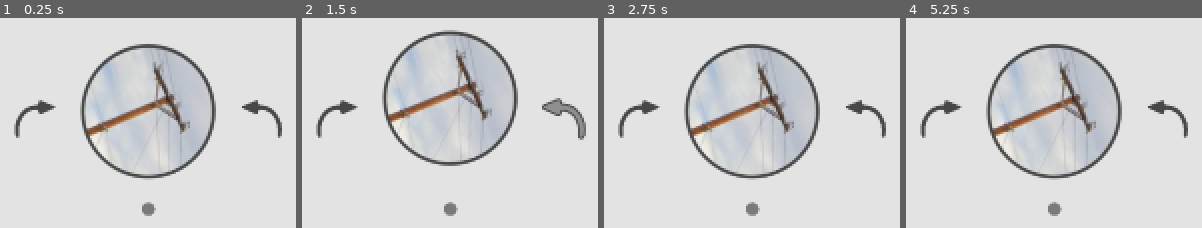
Above: before the commit, frames 1-4 (left to right).
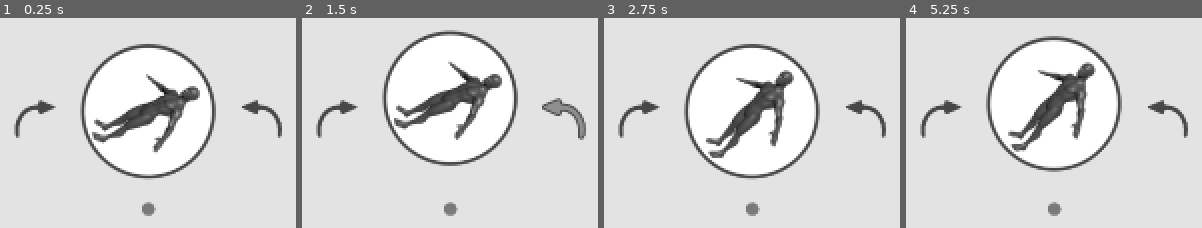
Above: after the commit, the same moments.

Repository: NonsenseNH/CaptchaWare
Game: Godot game, scene res://microgames/faceRightUp.tscn
The game is run twice, just before and just after one commit, with the same random seed, the same clock (stepped at 60 frames per second) and the same inputs. This scene is started directly instead of the project's main scene. Sound files missing from this copy of the repository are replaced by a short silence.
Inputs (mouse positions are in pixels of both pictures, inside the frame that each line leads up to):
- Up to frame 1 (0.25 s): no input
- Up to frame 2 (1.5 s): click (337, 118) at 0.5 s; click (562, 118) at 1.25 s
- Up to frame 3 (2.75 s): tap Enter at 2 s; move the mouse to (outside the picture) at 2.02 s; press the mouse at (outside the picture) at 2.03 s; hold D (right, bound only after the commit) from 2.03 s (still down)
- Up to frame 4 (5.25 s): release D (right, bound only after the commit) at 2.75 s; release the mouse at (outside the picture) at 2.75 s; tap Space at 2.75, 4.25 s; drag from (outside the picture) to (outside the picture) at 2.77 s; tap Enter at 3.5, 5 s; move the mouse to (outside the picture) at 3.52 s; press the mouse at (outside the picture) at 3.53 s; hold D (right, bound only after the commit) 3.53-4.25 s; release the mouse at (outside the picture) at 4.25 s; drag from (outside the picture) to (outside the picture) at 4.27 s; move the mouse to (outside the picture) at 5.02 s; press the mouse at (outside the picture) at 5.03 s; hold A (left, bound only after the commit) from 5.03 s (still down)

The runs differ from the first frame. In frame 1, 20% of the frame differs, in the area x 28-72%, y 14-76%; in frame 2, 20%; in frame 3, 20%; in frame 4, 24%, in the area x 27-73%, y 8-78%.

Commit message:
face right up completed

Diff:
--- a/microgames/faceRightUp.tscn
+++ b/microgames/faceRightUp.tscn
@@ -6,6 +6,10 @@
 [ext_resource type="Texture2D" uid="uid://dyfer6us63g25" path="res://sprites/face_right_up/arrow.png" id="4_d4j1q"]
 [ext_resource type="Texture2D" uid="uid://cca2x3w2xa5df" path="res://sprites/face_right_up/arrow_select.png" id="5_o52s0"]
 [ext_resource type="Texture2D" uid="uid://bjv0kkys0ofp3" path="res://sprites/face_right_up/arrow_hover.png" id="6_qkwia"]
+[ext_resource type="Texture2D" uid="uid://qginox5djjuo" path="res://sprites/face_right_up/star.png" id="7_watw4"]
+[ext_resource type="AudioStream" uid="uid://cagxs8jnr0i6s" path="res://sounds/microgames/face_right_up/push.mp3" id="8_o52s0"]
+[ext_resource type="AudioStream" uid="uid://dkn1rohotoafi" path="res://sounds/microgames/face_right_up/switch.mp3" id="9_qkwia"]
+[ext_resource type="AudioStream" uid="uid://ekv488s6a4pk" path="res://sounds/microgames/face_right_up/win.mp3" id="10_sjvoe"]
 
 [sub_resource type="Animation" id="Animation_4rwuo"]
 length = 0.001
@@ -44,6 +48,78 @@
 "transitions": PackedFloat32Array(1),
 "update": 0,
 "values": [Color(1, 1, 1, 1)]
+}
+tracks/3/type = "value"
+tracks/3/imported = false
+tracks/3/enabled = true
+tracks/3/path = NodePath("bg:color")
+tracks/3/interp = 1
+tracks/3/loop_wrap = true
+tracks/3/keys = {
+"times": PackedFloat32Array(0.0009999999),
+"transitions": PackedFloat32Array(1),
+"update": 0,
+"values": [Color(1, 1, 1, 0)]
+}
+tracks/4/type = "value"
+tracks/4/imported = false
+tracks/4/enabled = true
+tracks/4/path = NodePath("star:modulate")
+tracks/4/interp = 1
+tracks/4/loop_wrap = true
+tracks/4/keys = {
+"times": PackedFloat32Array(0),
+"transitions": PackedFloat32Array(1),
+"update": 0,
+"values": [Color(1, 1, 1, 0)]
+}
+tracks/5/type = "value"
+tracks/5/imported = false
+tracks/5/enabled = true
+tracks/5/path = NodePath("star:scale")
+tracks/5/interp = 1
+tracks/5/loop_wrap = true
+tracks/5/keys = {
+"times": PackedFloat32Array(0),
+"transitions": PackedFloat32Array(1),
+"update": 0,
+"values": [Vector2(0.406, 0.406)]
+}
+tracks/6/type = "value"
+tracks/6/imported = false
+tracks/6/enabled = true
+tracks/6/path = NodePath("sounds/victory:playing")
+tracks/6/interp = 1
+tracks/6/loop_wrap = true
+tracks/6/keys = {
+"times": PackedFloat32Array(0),
+"transitions": PackedFloat32Array(1),
+"update": 1,
+"values": [false]
+}
+tracks/7/type = "value"
+tracks/7/imported = false
+tracks/7/enabled = true
+tracks/7/path = NodePath("sounds/rotate:playing")
+tracks/7/interp = 1
+tracks/7/loop_wrap = true
+tracks/7/keys = {
+"times": PackedFloat32Array(0),
+"transitions": PackedFloat32Array(1),
+"update": 1,
+"values": [false]
+}
+tracks/8/type = "value"
+tracks/8/imported = false
+tracks/8/enabled = true
+tracks/8/path = NodePath("sounds/switch:playing")
+tracks/8/interp = 1
+tracks/8/loop_wrap = true
+tracks/8/keys = {
+"times": PackedFloat32Array(0),
+"transitions": PackedFloat32Array(1),
+"update": 1,
+"values": [false]
 }
 
 [sub_resource type="Animation" id="Animation_dosju"]
@@ -61,9 +137,70 @@
 "update": 0,
 "values": [Vector2(204, 122.265015), Vector2(204, 97.475), Vector2(204, 122.265015)]
 }
+tracks/1/type = "value"
+tracks/1/imported = false
+tracks/1/enabled = true
+tracks/1/path = NodePath("sounds/rotate:playing")
+tracks/1/interp = 1
+tracks/1/loop_wrap = true
+tracks/1/keys = {
+"times": PackedFloat32Array(0),
+"transitions": PackedFloat32Array(1),
+"update": 1,
+"values": [true]
+}
 
 [sub_resource type="Animation" id="Animation_8u1fw"]
 resource_name = "finish"
+length = 0.7
+tracks/0/type = "value"
+tracks/0/imported = false
+tracks/0/enabled = true
+tracks/0/path = NodePath("star:modulate")
+tracks/0/interp = 1
+tracks/0/loop_wrap = true
+tracks/0/keys = {
+"times": PackedFloat32Array(0, 0.63529855),
+"transitions": PackedFloat32Array(0.39229214, 1),
+"update": 0,
+"values": [Color(1, 1, 1, 0), Color(1, 1, 1, 1)]
+}
+tracks/1/type = "value"
+tracks/1/imported = false
+tracks/1/enabled = true
+tracks/1/path = NodePath("bg:color")
+tracks/1/interp = 1
+tracks/1/loop_wrap = true
+tracks/1/keys = {
+"times": PackedFloat32Array(0, 0.63529855),
+"transitions": PackedFloat32Array(0.39229214, 1),
+"update": 0,
+"values": [Color(1, 1, 1, 0), Color(1, 1, 1, 0.63600004)]
+}
+tracks/2/type = "value"
+tracks/2/imported = false
+tracks/2/enabled = true
+tracks/2/path = NodePath("star:scale")
+tracks/2/interp = 1
+tracks/2/loop_wrap = true
+tracks/2/keys = {
+"times": PackedFloat32Array(0, 0.6333334),
+"transitions": PackedFloat32Array(0.39229214, 1),
+"update": 0,
+"values": [Vector2(0.306, 0.306), Vector2(0.406, 0.406)]
+}
+tracks/3/type = "value"
+tracks/3/imported = false
+tracks/3/enabled = true
+tracks/3/path = NodePath("sounds/victory:playing")
+tracks/3/interp = 1
+tracks/3/loop_wrap = true
+tracks/3/keys = {
+"times": PackedFloat32Array(0),
+"transitions": PackedFloat32Array(1),
+"update": 1,
+"values": [true]
+}
 
 [sub_resource type="Animation" id="Animation_xxse2"]
 resource_name = "switch"
@@ -118,6 +255,18 @@
 "method": &"switch_image"
 }]
 }
+tracks/4/type = "value"
+tracks/4/imported = false
+tracks/4/enabled = true
+tracks/4/path = NodePath("sounds/switch:playing")
+tracks/4/interp = 1
+tracks/4/loop_wrap = true
+tracks/4/keys = {
+"times": PackedFloat32Array(0),
+"transitions": PackedFloat32Array(1),
+"update": 1,
+"values": [true]
+}
 
 [sub_resource type="AnimationLibrary" id="AnimationLibrary_xxse2"]
 _data = {
@@ -126,6 +275,16 @@
 &"finish": SubResource("Animation_8u1fw"),
 &"switch": SubResource("Animation_xxse2")
 }
+
+[sub_resource type="AudioStreamRandomizer" id="AudioStreamRandomizer_34mw6"]
+random_pitch = 1.1
+streams_count = 1
+stream_0/stream = ExtResource("8_o52s0")
+
+[sub_resource type="AudioStreamRandomizer" id="AudioStreamRandomizer_hco0n"]
+random_pitch = 1.05
+streams_count = 1
+stream_0/stream = ExtResource("9_qkwia")
 
 [node name="faceRightUp" type="Control"]
 layout_mode = 3
@@ -207,8 +366,48 @@
 }
 
 [node name="alignTimer" type="Timer" parent="."]
-wait_time = 0.7
+wait_time = 0.5
 one_shot = true
+
+[node name="bg" type="ColorRect" parent="."]
+z_index = 1
+layout_mode = 1
+anchors_preset = 15
+anchor_right = 1.0
+anchor_bottom = 1.0
+grow_horizontal = 2
+grow_vertical = 2
+mouse_filter = 2
+color = Color(1, 1, 1, 0)
+
+[node name="star" type="TextureRect" parent="."]
+modulate = Color(1, 1, 1, 0)
+z_index = 1
+layout_mode = 0
+offset_left = -199.0
+offset_top = -126.999985
+offset_right = 601.0
+offset_bottom = 409.0
+scale = Vector2(0.406, 0.406)
+pivot_offset = Vector2(403.31458, 265.28616)
+mouse_filter = 2
+texture = ExtResource("7_watw4")
+
+[node name="sounds" type="Node" parent="."]
+
+[node name="rotate" type="AudioStreamPlayer" parent="sounds"]
+stream = SubResource("AudioStreamRandomizer_34mw6")
+bus = &"Sounds"
+
+[node name="switch" type="AudioStreamPlayer" parent="sounds"]
+stream = SubResource("AudioStreamRandomizer_hco0n")
+volume_db = -3.0
+bus = &"Sounds"
+
+[node name="victory" type="AudioStreamPlayer" parent="sounds"]
+stream = ExtResource("10_sjvoe")
+volume_db = -1.17
+bus = &"Sounds"
 
 [connection signal="pressed" from="arrowLeft" to="." method="_on_arrow_left_pressed"]
 [connection signal="pressed" from="arrowRight" to="." method="_on_arrow_right_pressed"]
--- a/project.godot
+++ b/project.godot
@@ -33,6 +33,18 @@
 "events": [Object(InputEventMouseButton,"resource_local_to_scene":false,"resource_name":"","device":-1,"window_id":0,"a …(253 unchanged characters)…
 ]
 }
+left={
+"deadzone": 0.2,
+"events": [Object(InputEventKey,"resource_local_to_scene":false,"resource_name":"","device":-1,"window_id":0,"alt_pressed":false,"shift_pressed":false,"ctrl_pressed":false,"meta_pressed":false,"pressed":false,"keycode":0,"physical_keycode":65,"key_label":0,"unicode":97,"location":0,"echo":false,"script":null)
+, Object(InputEventKey,"resource_local_to_scene":false,"resource_name":"","device":-1,"window_id":0,"alt_pressed":false,"shift_pressed":false,"ctrl_pressed":false,"meta_pressed":false,"pressed":false,"keycode":0,"physical_keycode":4194319,"key_label":0,"unicode":0,"location":0,"echo":false,"script":null)
+]
+}
+right={
+"deadzone": 0.2,
+"events": [Object(InputEventKey,"resource_local_to_scene":false,"resource_name":"","device":-1,"window_id":0,"alt_pressed":false,"shift_pressed":false,"ctrl_pressed":false,"meta_pressed":false,"pressed":false,"keycode":0,"physical_keycode":68,"key_label":0,"unicode":100,"location":0,"echo":false,"script":null)
+, Object(InputEventKey,"resource_local_to_scene":false,"resource_name":"","device":-1,"window_id":0,"alt_pressed":false,"shift_pressed":false,"ctrl_pressed":false,"meta_pressed":false,"pressed":false,"keycode":0,"physical_keycode":4194321,"key_label":0,"unicode":0,"location":0,"echo":false,"script":null)
+]
+}
 
 [rendering]
 
--- a/scenes/test_microgame.tscn
+++ b/scenes/test_microgame.tscn
@@ -108,6 +108,7 @@
 
 [node name="Game" type="Node2D"]
 z_index = 2
+position = Vector2(-1, 0)
 metadata/_edit_horizontal_guides_ = [399.0]
 metadata/_edit_vertical_guides_ = [609.0]
 
@@ -126,7 +127,7 @@
 
 [node name="MicrogameGameplay" type="Node2D" parent="."]
 script = ExtResource("2_xqagn")
-force_microgame = "termsOfService"
+force_microgame = "faceRightUp"
 
 [node name="bg" type="TextureRect" parent="MicrogameGameplay"]
 self_modulate = Color(1, 1, 1, 0)
@@ -526,7 +527,7 @@
 scale = Vector2(0.89999783, 0.8686306)
 texture = ExtResource("13_6cmcy")
 
-[node name="camera" type="Camera2D" parent="MicrogameGameplay"]
+[node name="camera" type="Camera2D" parent="MicrogameGameplay" groups=["camera"]]
 position = Vector2(608.96, 399.22)
 zoom = Vector2(1.43, 1.43)
 script = ExtResource("23_cwhth")
--- a/scripts/microgames/face_right_up/face_right_up.gd
+++ b/scripts/microgames/face_right_up/face_right_up.gd
@@ -12,10 +12,9 @@
 @onready var the_ball: Node2D = $Circle
 @onready var anims: AnimationPlayer = $anims
 @onready var align_timer: Timer = $alignTimer
+@onready var ball_image: TextureRect = $Circle/circle/image
 
-var image_pool : PackedStringArray = [
-	"test"
-]
+var image_pool : PackedStringArray = []
 
 var how_many_balls : int = 1
 var current_ball : int = 1
@@ -28,7 +27,9 @@
 
 # Called when the node enters the scene tree for the first time.
 func _ready() -> void:
-	how_many_balls = DIFFICULTY_AMOUNT[difficulty]
+	how_many_balls = DIFFICULTY_AMOUNT[difficulty - 1]
+
+	get_all_images()
 
 	the_ball.rotation_degrees = set_random_rotation()
 	cur_degrees = the_ball.rotation_degrees
@@ -46,7 +47,18 @@
 	return target_rotation
 
 func get_all_images() -> void:
-	image_pool = get_file_list(IMAGES_FOLDER)
+	var list := get_file_list(IMAGES_FOLDER)
+	list.shuffle()
+
+	for i in range(how_many_balls):
+		image_pool.append(list[i])
+
+	print_debug(image_pool)
+
+	set_ball_image()
+
+func set_ball_image() -> void:
+	ball_image.texture = load(IMAGES_FOLDER + image_pool[current_ball - 1])
 
 func push_ball() -> void:
 	if !can_spin:
@@ -75,6 +87,15 @@
 func switch_image() -> void:
 	the_ball.rotation_degrees = set_random_rotation()
 	cur_degrees = the_ball.rotation_degrees
+
+	set_ball_image()
+
+func _input(event: InputEvent) -> void:
+	if event is InputEventKey:
+		if Input.is_action_just_pressed("right"):
+			_on_arrow_right_pressed()
+		if Input.is_action_just_pressed("left"):
+			_on_arrow_left_pressed()
 
 func _on_arrow_right_pressed() -> void:
 	ball_spin_dir = -1
--- a/scripts/microgames/phone_verification/phone_verification.gd
+++ b/scripts/microgames/phone_verification/phone_verification.gd
@@ -1,7 +1,10 @@
 extends Microgame
 
 const PHONE_CALL_WINDOW = preload("uid://bnyk2f5trja0r")
+
+@onready var camera = get_tree().get_first_node_in_group("camera")
 @onready var phonenumber_label: Label = $phonenumber
+
 var phone_number: int = 0
 
 var real_number_calling : bool = false
@@ -36,8 +39,15 @@
 
 	how_many_fake_calls = randi_range(1, 3)
 
+	var cam_tween := create_tween()
+	cam_tween.tween_property(camera, "zoom", Vector2.ONE * 1.80, 4.0).set_ease(Tween.EASE_IN).set_trans(Tween.TRANS_CIRC)
+
 	await get_tree().create_timer(randf_range(2.0, 4.0)).timeout
 
+	cam_tween.stop()
+	cam_tween = create_tween()
+
+	cam_tween.tween_property(camera, "zoom", Vector2.ONE * 1.43, 0.2).set_ease(Tween.EASE_OUT).set_trans(Tween.TRANS_EXPO).from(Vector2.ONE * 2)
 	pop_up_window()
 
 
Not shown: 1 places in microgames/faceRightUp.tscn that only renumber resources
Not shown, added: sounds/microgames/face_right_up/push.mp3.import
Not shown, added: sounds/microgames/face_right_up/switch.mp3.import
Not shown, added: sounds/microgames/face_right_up/win.mp3.import
Binary file removed: sprites/face_right_up/Screenshot_1.png
Binary file added: sprites/face_right_up/images/bloxycola.png
Not shown, added: sprites/face_right_up/images/bloxycola.png.import
Binary file added: sprites/face_right_up/images/bunny.png
Not shown, changed: sprites/face_right_up/images/bunny.png.import
Binary file added: sprites/face_right_up/images/man.png
Not shown, added: sprites/face_right_up/images/man.png.import
Binary file added: sprites/face_right_up/images/mario.png
(and 8 more such lines)
